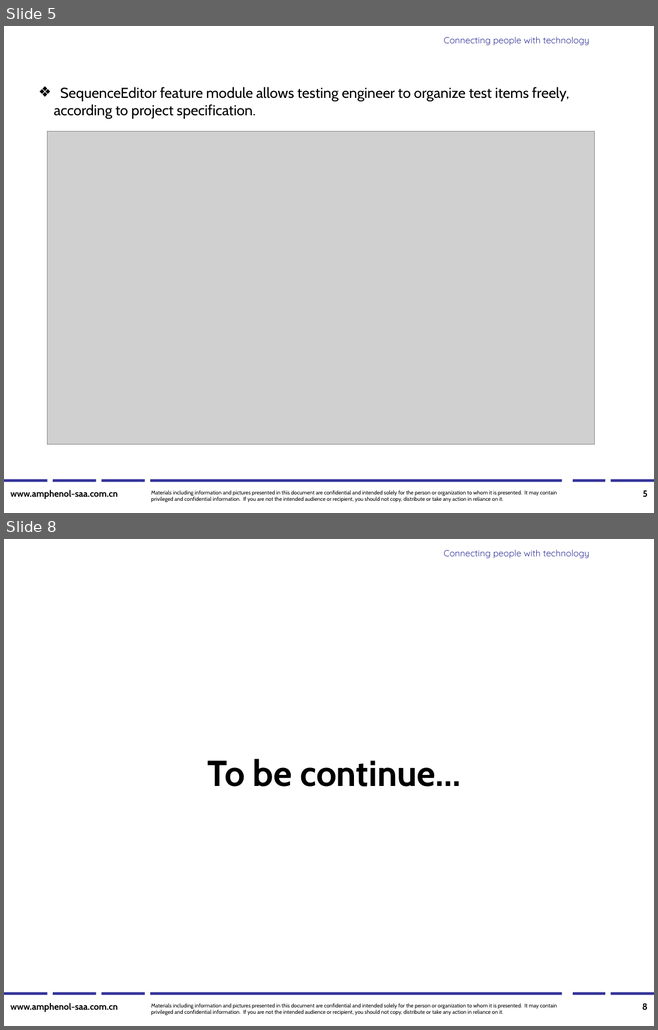
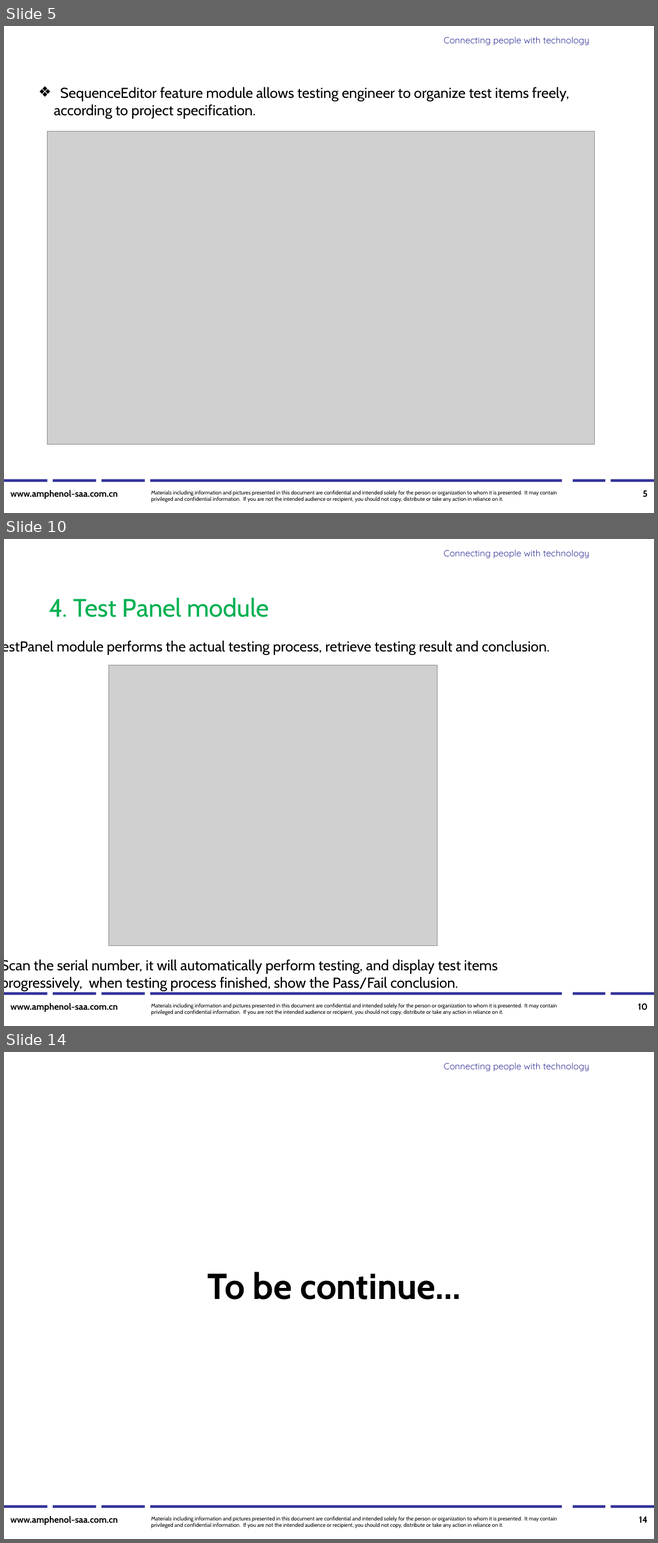
Before and after one commit to Frederick-Hsu/AUPS, a slide deck: AUPS/AUPS software system description.ppt. Shown one above the other, each under a label of ours: slides 5 and 8 before the commit, slides 5, 10 and 14 after it; the slides between them are not shown. The pictures are 658x1030 and 658x1543 pixels, drawn with LibreOffice and Linux fonts; fonts in the diff are those of the drawing; grey boxes stand for pictures; background and template pictures are left out. Boxes give left, top, right and bottom in pixels: in the first picture for what was removed or moved away, otherwise in the second. Text is boxed around its words. In the diff, an @@ line names an element or a change of style, - is before the commit and + after.

```diff
--- a/AUPS/AUPS software system description.ppt
+++ b/AUPS/AUPS software system description.ppt
@@ slide 10 added at <box>4,539,654,1026</box>, background #FFFFFF; not listed: 10 template elements that a slide beside it also shows @@
@@ text added at <box>49,598,269,617</box>, 28 pt, text #00B050 @@
+4. Test Panel module
@@ text added at <box>57,641,549,655</box>, 16 pt, text #000000 @@
+TestPanel module performs the actual testing process, retrieve testing result and conclusion.
@@ picture added at <box>108,665,437,946</box> @@
@@ text added at <box>4,959,498,991</box>, 16 pt, text #000000 @@
+Scan the serial number, it will automatically perform testing, and display test items
+progressively, when testing process finished, show the Pass/Fail conclusion.
@@ page number added at <box>637,1004,647,1011</box>, 10 pt, text #000000, bold @@
+10
@@ what was slide 8 is now slide 14 @@
@@ page number at <box>639,1517,647,1523</box>: text changed @@
-8
+14
```
Also in this commit, not shown: 6 other slides added, 1 slide removed.
